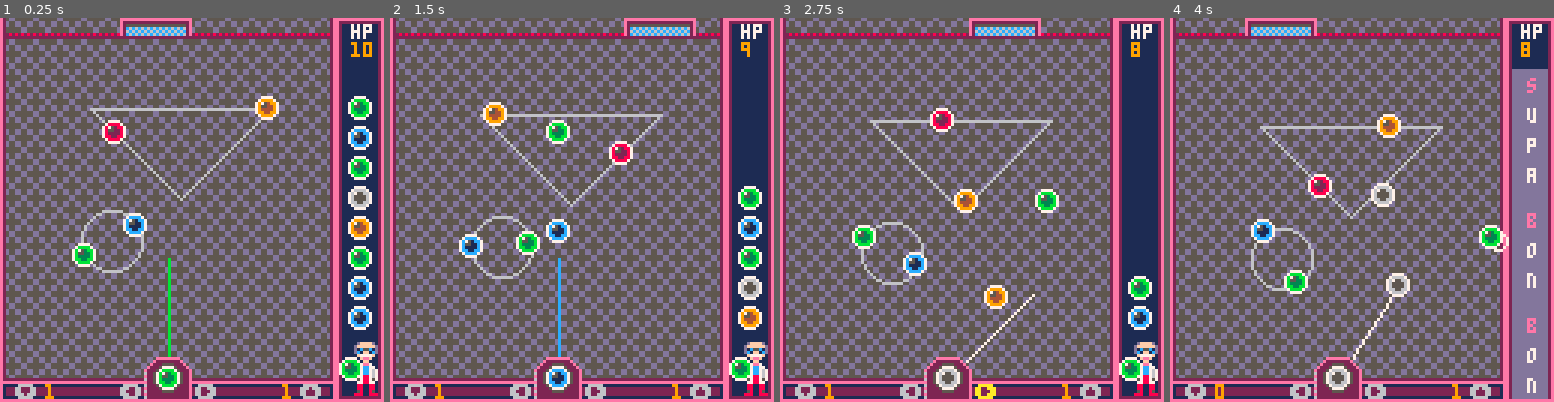
Above: before the commit, frames 1-4 (left to right).
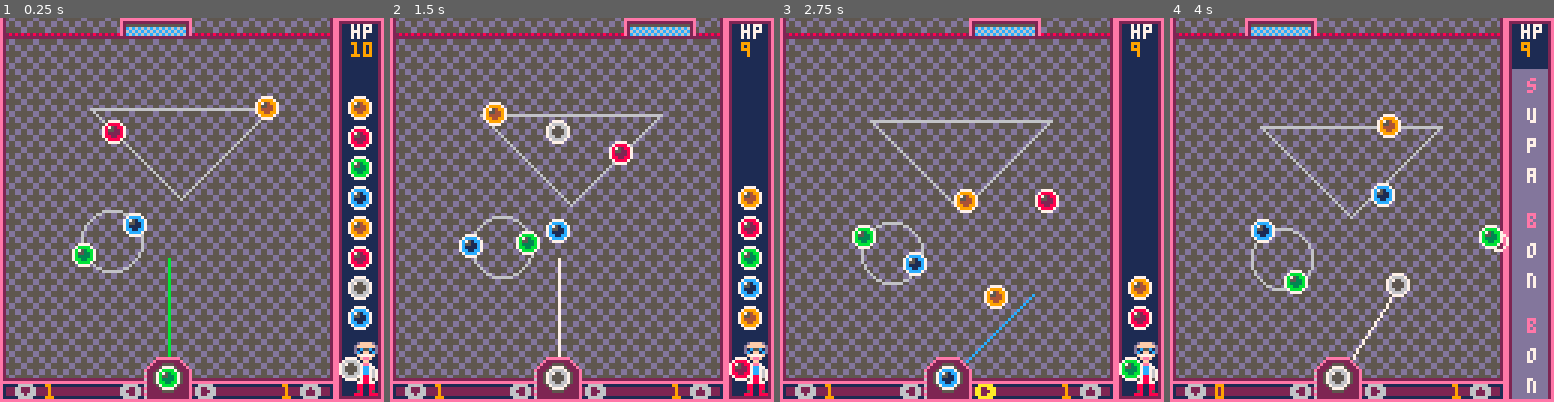
Above: after the commit, the same moments.

Repository: adamwoolridge/pico8
Game: PICO-8 cartridge bonbonshoot.p8
Same seed, same stepped clock (60 frames per second), same inputs: the game is played once before the commit and once after it.
Inputs:
- Up to frame 1 (0.25 s): no input
- Up to frame 2 (1.5 s): tap X (X key) at 0.33, 1.07 s; tap O (Z key) at 0.7 s
- Up to frame 3 (2.75 s): hold Right 1.6-2.1 s; tap O (Z key) at 1.7, 2.1, 2.5 s; tap X (X key) at 1.85 s; hold Right from 2.47 s (still down)
- Up to frame 4 (4 s): tap O (Z key) at 2.9, 3.3, 3.7 s; tap X (X key) at 2.97 s; release Right at 3.03 s; hold Left 3.08-3.58 s; hold Down 3.63-3.97 s

The runs differ from the first frame. In frame 1, 1.0% of the frame differs, in the area x 89-97%, y 21-94%; in frame 2, 1.2%, in the area x 41-97%, y 27-97%; in frame 3, 1.1%; in frame 4, 0.5%.

Commit message:
[Bonbon] 2 of each and 2 whites are now randomised into every reload

Diff:
--- a/bonbonshoot.p8
+++ b/bonbonshoot.p8
@@ -508,13 +508,18 @@
 		tofill = max_ballq - count(ballq)
 	end
 
+	local choices = {1,2,3,4,1,2,3,4,5,5}
+	if (allwhite) then
+		choices = {5,5,5,5,5,5,5,5,5,5}
+	end
+
 	if tofill > 0 then
 		for x=1, tofill do
-			if (not allwhite) then
-				c = flr(rnd(5))+1
-			end
+			c = choices[flr(rnd(count(choices)))+1]
+			del(choices, c)
 
 			local b = makeball(-32,-32,c)
+
 			b.active = false
 			add(ballq, b)
 		end
